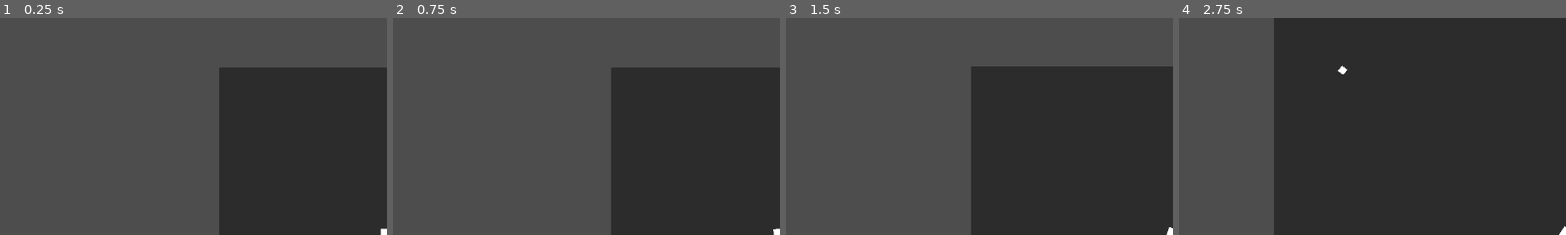
Above: before the commit, frames 1-4 (left to right).
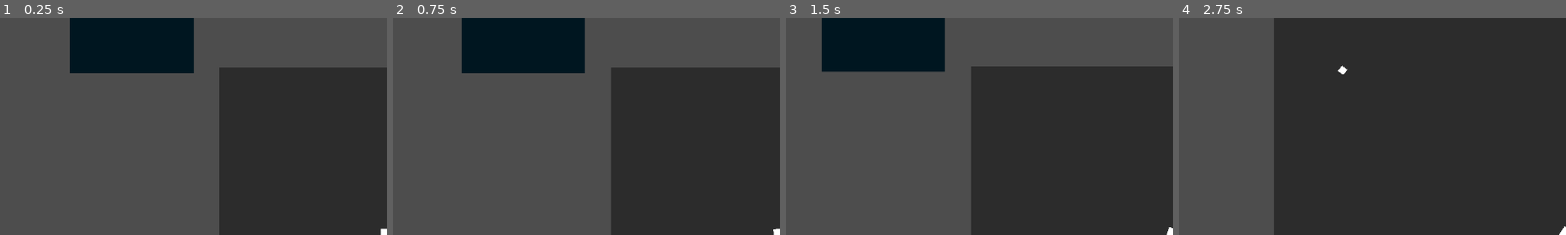
Above: after the commit, the same moments.

Repository: AWizardNamedGandalf/BreakThrough
Game: Godot game, scene res://World/world.tscn
Same seed, same stepped clock (60 frames per second), same inputs: the game is played once before the commit and once after it.
Inputs (mouse positions are % of the whole screen's width and height, from its top left):
- Up to frame 1 (0.25 s): no input
- Up to frame 2 (0.75 s): move the mouse to (72, 45) at 0.52 s; hold D (right) from 0.53 s (still down); click (72, 45) at 0.6 s
- Up to frame 3 (1.5 s): move the mouse to (30, 55) at 1.27 s; release D (right) at 1.28 s; hold S (down) from 1.28 s (still down); click (30, 55) at 1.35 s
- Up to frame 4 (2.75 s): move the mouse to (60, 28) at 2.02 s; release S (down) at 2.03 s; hold D (right) from 2.03 s (still down); click (60, 28) at 2.1 s
The pictures show only the part of the screen within x 0-50%, y 0-50%; the shares and areas given below are measured in that part.

The runs differ from the first frame. In frame 1, 8.2% of the frame differs, in the area x 18-51%, y 0-26%; in frame 2, 8.1%; in frame 3, 8.0%; in frame 4, nothing differs.

Commit message:
Added planet

Diff:
--- /dev/null
+++ b/break-through/Planets/planet.tscn
@@ -0,0 +1,18 @@
+[gd_scene load_steps=3 format=3 uid="uid://8hovjcpybj8x"]
+
+[ext_resource type="Texture2D" uid="uid://7n3jkgqsjr5n" path="res://Materials/Square.png" id="1_lbeam"]
+
+[sub_resource type="RectangleShape2D" id="RectangleShape2D_agfjw"]
+size = Vector2(37, 35)
+
+[node name="Planet" type="RigidBody2D"]
+modulate = Color(1.8650665e-07, 0.0866011, 0.12583107, 1)
+mass = 1000.0
+gravity_scale = 0.0
+
+[node name="Sprite2D" type="Sprite2D" parent="."]
+scale = Vector2(36.690754, 35.125)
+texture = ExtResource("1_lbeam")
+
+[node name="CollisionShape2D" type="CollisionShape2D" parent="."]
+shape = SubResource("RectangleShape2D_agfjw")
--- a/break-through/World/Player/player.tscn
+++ b/break-through/World/Player/player.tscn
@@ -5,7 +5,7 @@
 [ext_resource type="PackedScene" uid="uid://di2jwx5ajyhvs" path="res://Projectiles/player_projectile.tscn" id="2_6ry63"]
 
 [sub_resource type="RectangleShape2D" id="RectangleShape2D_l8h54"]
-size = Vector2(1, 1)
+size = Vector2(4, 4)
 
 [node name="Player" type="RigidBody2D"]
 script = ExtResource("1_4ntmi")
--- a/break-through/World/world.tscn
+++ b/break-through/World/world.tscn
@@ -1,8 +1,9 @@
-[gd_scene load_steps=4 format=3 uid="uid://d2k8ltteoko5s"]
+[gd_scene load_steps=5 format=3 uid="uid://d2k8ltteoko5s"]
 
 [ext_resource type="PackedScene" uid="uid://c8xb6s7xev1n3" path="res://World/Player/player.tscn" id="1_8a836"]
 [ext_resource type="Texture2D" uid="uid://7n3jkgqsjr5n" path="res://Materials/Square.png" id="2_j8job"]
 [ext_resource type="PackedScene" uid="uid://di2jwx5ajyhvs" path="res://Projectiles/player_projectile.tscn" id="3_j8job"]
+[ext_resource type="PackedScene" uid="uid://8hovjcpybj8x" path="res://Planets/planet.tscn" id="4_3f78f"]
 
 [node name="World" type="Node"]
 
@@ -18,3 +19,6 @@
 [node name="PlayerProjectile" parent="." instance=ExtResource("3_j8job")]
 position = Vector2(38, -44)
 rotation = 0.7302421
+
+[node name="Planet" parent="." instance=ExtResource("4_3f78f")]
+position = Vector2(-76, -66)
